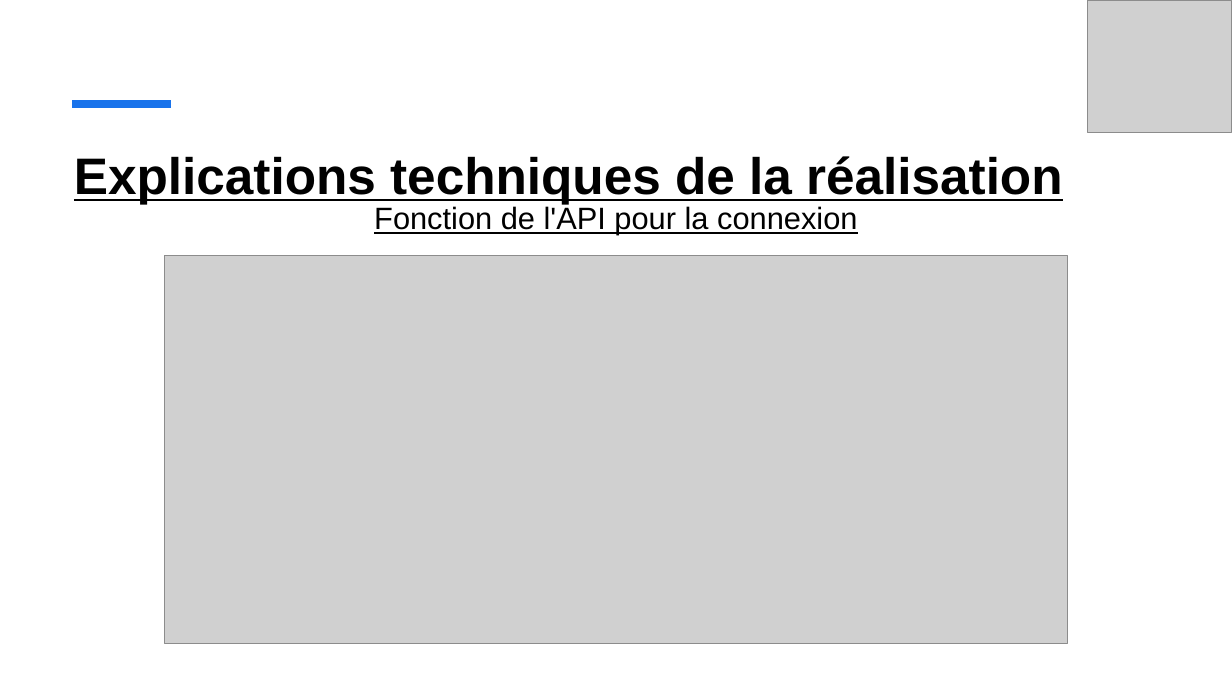
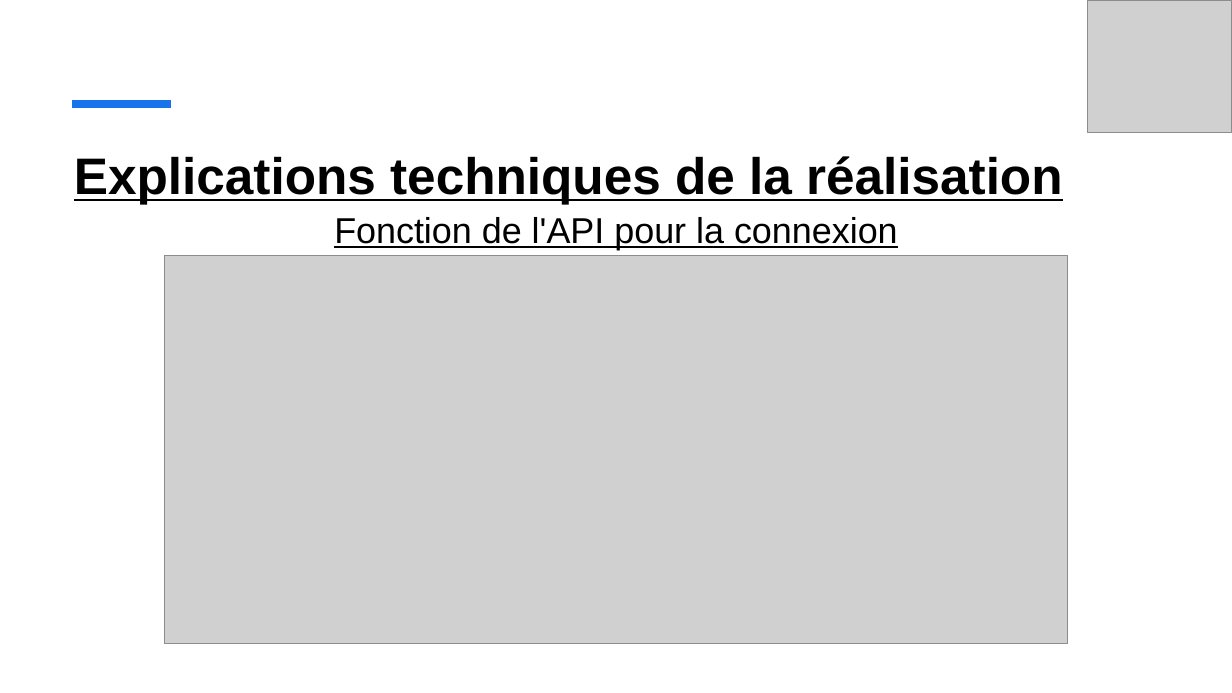
Before and after one commit to vento11b/mini-projet2, a slide deck: slide 9 of Présentation/TOKI.pptx. Drawn at 1232x693 pixels with LibreOffice and Linux fonts; fonts in the diff are those of the drawing; grey boxes stand for pictures. Boxes give left, top, right and bottom in pixels: in the first picture for what was removed or moved away, otherwise in the second. Text is boxed around its words. In the diff, an @@ line names an element or a change of style, - is before the commit and + after.

```diff
--- a/Présentation/TOKI.pptx
+++ b/Présentation/TOKI.pptx
@@ text "Fonction de l'API pour la ...": place and size @@
-text "Fonction de l'API pour la ..." at bbox=[374, 206, 857, 235]
+text "Fonction de l'API pour la ..." at bbox=[334, 217, 898, 250]
@@ text "Fonction de l'API pour la ..." at bbox=[334, 217, 898, 250]: size 24 to 28 pt @@
```
Also in this commit, not shown: 7 other slides changed, 1 other file.
